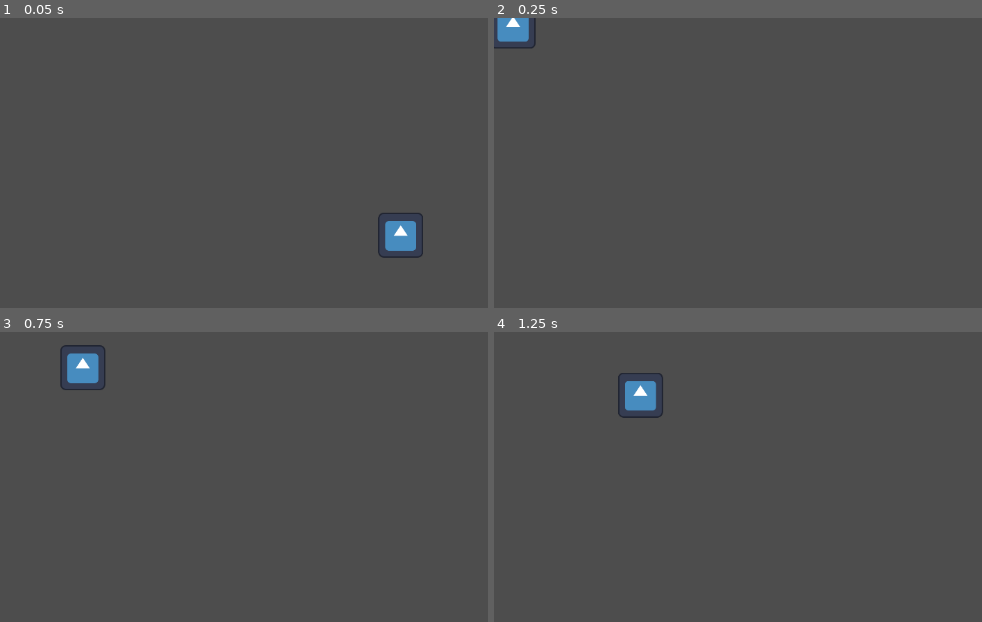
Above: before the commit, frames 1-4 (two rows, left to right).
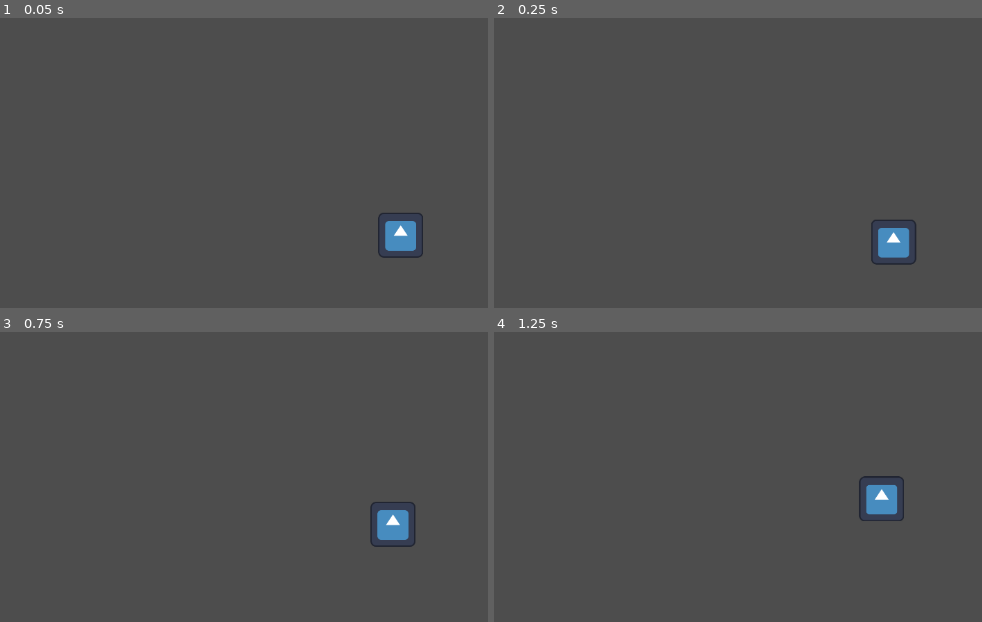
Above: after the commit, the same moments.

Repository: Dragon20C/Godot-Node-Behaviour-Tree
Game: Godot game, scene res://Scene/world.tscn
The game is run twice, just before and just after one commit, with the same random seed, the same clock (stepped at 60 frames per second) and the same inputs. The engine's default icon, where the game draws it, is replaced by a stand-in: a white triangle on a blue panel in a dark square.
Inputs (mouse positions are in pixels of both pictures, inside the frame that each line leads up to):
- Up to frame 1 (0.05 s): no input
- Up to frame 2 (0.25 s): no input
- Up to frame 3 (0.75 s): move the mouse to (outside the picture) at 0.52 s
- Up to frame 4 (1.25 s): no input

Frame 1 is identical in both runs. In frame 2, 1.5% of the frame differs, in the area x 0-87%, y 0-86%; in frame 3, 1.7%; in frame 4, 1.8%, in the area x 25-85%, y 14-66%.

Commit message:
Improved code cleanness by using match statements.

Diff:
--- a/BehaviourTree/RootBT.gd
+++ b/BehaviourTree/RootBT.gd
@@ -3,25 +3,23 @@
 var TreeChildren : Array
 
 func _ready() -> void:
-	State = NodeState.RUNNING
 	TreeChildren = get_children()
 
 func _process(delta: float) -> void:
-	#if State == NodeState.RUNNING:
-	UpdateTree(delta)
+	State = EvaluateTree(delta)
 
-func UpdateTree(delta) -> void:
-	State = Evaluate(delta)
+func EvaluateTree(delta: float) -> NodeState:
+	for child in TreeChildren:
+		var childState = child.Evaluate(delta)
 
-func Evaluate(delta: float) -> NodeState:
-	for child in TreeChildren:
-		if child is NodeBT:
-			var btNode = child as NodeBT
-			var childState = btNode.Evaluate(delta)
+		match childState:
+			NodeState.FAILURE:
+				return NodeState.FAILURE
+			NodeState.SUCCESS:
+				return NodeState.SUCCESS
+			NodeState.RUNNING:
+				continue
+			_:
+				continue
 
-			# Check the state of the child and return if it's not running (i.e., it's either SUCCESS or FAILURE).
-			if childState != NodeState.RUNNING:
-				return childState
-
-	# If all children are still running, return RUNNING.
 	return NodeState.RUNNING
--- a/BehaviourTree/SelectorBT.gd
+++ b/BehaviourTree/SelectorBT.gd
@@ -5,20 +5,6 @@
 
 func _ready() -> void:
 	SelectorChildren = get_children()
-
-func OldEvaluate(delta: float) -> NodeState:
-
-	for child in SelectorChildren:
-		if child is NodeBT:
-			var btNode = child as NodeBT
-			var childState = btNode.Evaluate(delta)
-
-			if childState == NodeState.SUCCESS:
-				return NodeState.SUCCESS
-
-	# If none of the children succeed, return FAILURE
-	return NodeState.FAILURE
-
 
 func Evaluate(delta: float) -> NodeState:
 	for child in SelectorChildren:
--- a/BehaviourTree/SequenceBT.gd
+++ b/BehaviourTree/SequenceBT.gd
@@ -5,27 +5,20 @@
 func _ready() -> void:
 	SequenceChildren = get_children()
 
-func Evaluate(delta):
-	var AnyChildrenRunning : bool = false
-
+func Evaluate(delta: float) -> NodeState:
 	for child in SequenceChildren:
-
 		var childState = child.Evaluate(delta)
 
 		match childState:
 			NodeState.FAILURE:
-				State = NodeState.FAILURE
-				return State
+				return NodeState.FAILURE
 			NodeState.SUCCESS:
-				State = NodeState.SUCCESS
 				continue
 			NodeState.RUNNING:
-				State = NodeState.RUNNING
-				AnyChildrenRunning = true
-				continue
+				return NodeState.RUNNING
 			_:
-				State = NodeState.RUNNING
-				return State
+				# Handle any unexpected NodeState values here.
+				# For example, raise an error or log a message.
+				return NodeState.FAILURE
 
-	State = NodeState.RUNNING if AnyChildrenRunning else NodeState.SUCCESS
-	return State
+	return NodeState.SUCCESS
--- a/BehaviourTree/SpecificBehaviour/ChaseBT.gd
+++ b/BehaviourTree/SpecificBehaviour/ChaseBT.gd
@@ -4,10 +4,8 @@
 @export var Speed : int
 @export var MaxChaseDistance : int
 @export var MinChaseDistance : int
-var TargetPosition : Vector2
 
 func Evaluate(delta: float) -> NodeState:
-	print("Chasing")
 	var MousePos = get_global_mouse_position()
 	# Move towards the target position
 	NPC.velocity = (MousePos - NPC.position).normalized() * Speed
@@ -16,7 +14,6 @@
 	# Check if the NPC has reached the target position
 	var Distance = NPC.position.distance_to(MousePos)
 	if Distance < 5.0:
-		NPC.position = TargetPosition
 		print("Chase Finished")
 		return NodeState.SUCCESS
 	elif Distance > MaxChaseDistance:
